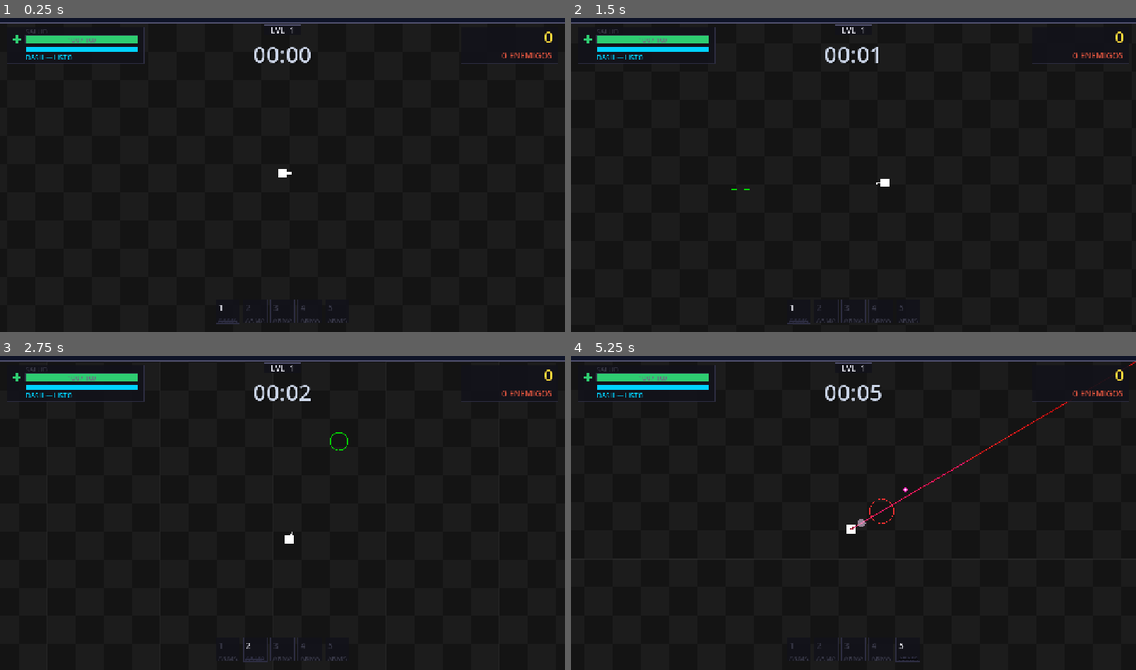
Above: before the commit, frames 1-4 (two rows, left to right).
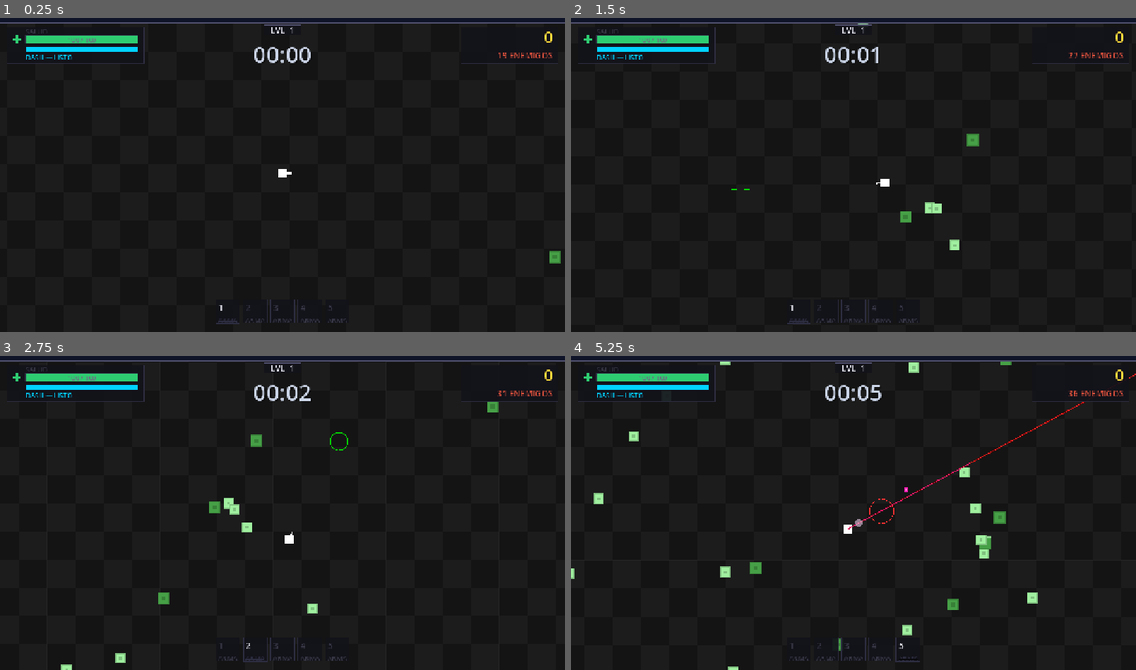
Above: after the commit, the same moments.

Repository: elJulioDev/ProyectSurvivor-Remake
Game: Godot game, scene res://scenes/gameplay.tscn
Two runs of this game, one before a commit and one after it. Both use one fixed random seed, a clock stepped at 60 frames per second and the inputs below. This scene is started directly instead of the project's main scene.
Inputs (mouse positions are in pixels of both pictures, inside the frame that each line leads up to):
- Up to frame 1 (0.25 s): no input
- Up to frame 2 (1.5 s): tap Enter at 0.5 s; move the mouse to (977, 156) at 0.52 s; hold D (move_right) 0.53-1.28 s; tap Ctrl (dash) at 0.6 s; click (977, 156) at 0.67 s; move the mouse to (740, 187) at 1.27 s; hold S (move_down) from 1.28 s (still down); tap 1 at 1.35 s
- Up to frame 3 (2.75 s): move the mouse to (339, 440) at 2.02 s; release S (move_down) at 2.03 s; hold D (move_right) from 2.03 s (still down); tap 2 at 2.1 s
- Up to frame 4 (5.25 s): move the mouse to (825, 575) at 2.77 s; release D (move_right) at 2.78 s; hold W (move_up) 2.78-3.53 s; tap one key every 0.75 s from 2.85 s: 3 4 5 6; click (825, 575) at 2.92 s; move the mouse to (1023, 560) at 3.52 s; hold A (move_left) 3.53-5.03 s; move the mouse to (684, 462) at 4.27 s; move the mouse to (881, 509) at 5.02 s; hold S (move_down) from 5.03 s (still down); click (881, 509) at 5.17 s

The runs differ from the first frame. In frame 1, 0.2% of the frame differs, in the area x 88-100%, y 11-79%; in frame 2, 0.4%; in frame 3, 0.7%; in frame 4, 1.5%, in the area x 0-100%, y 1-100%.

Commit message:
Se agrego una base solida del spawn manager para enemigos

Diff:
--- a/entities/enemy.tscn
+++ b/entities/enemy.tscn
@@ -1,3 +1,11 @@
 [gd_scene format=3 uid="uid://bay3u50k83yo0"]
 
-[node name="Enemy" type="Node2D" unique_id=1480585508]
+[ext_resource type="Script" uid="uid://bdqbvks1ocgwj" path="res://scripts/entities/enemy.gd" id="1_p7g5j"]
+
+[sub_resource type="RectangleShape2D" id="RectangleShape2D_pqhw6"]
+
+[node name="Enemy" type="Area2D" unique_id=48360425]
+script = ExtResource("1_p7g5j")
+
+[node name="CollisionShape2D" type="CollisionShape2D" parent="." unique_id=1589553168]
+shape = SubResource("RectangleShape2D_pqhw6")
--- a/scenes/gameplay.gd
+++ b/scenes/gameplay.gd
@@ -44,12 +44,33 @@
 	camera.limit_bottom = GameManager.WORLD_HEIGHT
 	camera.position_smoothing_enabled = false
 
+@onready var spawn_manager: SpawnManager = $SpawnManager
+
 func _process(delta: float) -> void:
 	if game_over:
 		return
 
 	game_time += delta
 	_update_hud()
+
+	# Asumiendo que player_ref tiene una propiedad `level`, o se la pones
+	var current_level = 1
+	if player_ref and "level" in player_ref:
+		current_level = player_ref.level
+
+	# Actualizar el Spawner
+	if is_instance_valid(player_ref):
+		var current_enemies = enemies_container.get_child_count()
+		spawn_manager.update_spawner(delta, current_enemies, player_ref.global_position, current_level)
+
+# Manejar cuando un enemigo muere
+func _on_enemy_killed(enemy: Node2D) -> void:
+	score += enemy.points * 100
+
+	# Instanciar gema de experiencia aquí...
+	# var gem = gem_scene.instantiate()
+	# gems_container.add_child(gem)
+	# gem.global_position = enemy.global_position
 
 # ── Actualiza el HUD con los datos del frame ──────────────────────────
 func _update_hud() -> void:
--- a/scenes/gameplay.tscn
+++ b/scenes/gameplay.tscn
@@ -6,6 +6,8 @@
 [ext_resource type="Script" uid="uid://cbf04560fyyou" path="res://scripts/utils/camera.gd" id="4_ct7aa"]
 [ext_resource type="Script" uid="uid://bvc8wnm4tbetm" path="res://scripts/ui/hud.gd" id="5_hud"]
 [ext_resource type="Script" uid="uid://c0lmc2e4y7cja" path="res://scripts/utils/crosshair.gd" id="6_din8e"]
+[ext_resource type="Script" uid="uid://bdvhc4dq54saq" path="res://scripts/managers/spawn_manager.gd" id="7_e124b"]
+[ext_resource type="PackedScene" uid="uid://bay3u50k83yo0" path="res://entities/enemy.tscn" id="8_101mb"]
 
 [node name="Gameplay" type="Node2D" unique_id=1330324624]
 script = ExtResource("1_l1v76")
@@ -55,3 +57,7 @@
 script = ExtResource("6_din8e")
 
 [node name="Particles" type="Node2D" parent="." unique_id=1261640654]
+
+[node name="SpawnManager" type="Node2D" parent="." unique_id=474022568]
+script = ExtResource("7_e124b")
+enemy_scene = ExtResource("8_101mb")
--- a/scenes/weapons/Assaultrifleweapon.gd
+++ b/scenes/weapons/Assaultrifleweapon.gd
@@ -67,7 +67,11 @@
 	if owner_player == null:
 		return
 	var angle: float = owner_player.aim_angle
-	owner_player.velocity -= Vector2(cos(angle), sin(angle)) * kickback
+
+	# Añadimos la multiplicación por 60.0 para pasarlo a px/s
+	owner_player.velocity -= Vector2(cos(angle), sin(angle)) * kickback * 60.0
+
+	# Cámara shake (si el player expone el método)
 	if owner_player.has_method("add_camera_shake"):
 		owner_player.add_camera_shake(shake_amount)
 
--- a/scenes/weapons/Shotgunweapon.gd
+++ b/scenes/weapons/Shotgunweapon.gd
@@ -64,7 +64,10 @@
 	if owner_player == null:
 		return
 	var angle: float = owner_player.aim_angle
-	owner_player.velocity -= Vector2(cos(angle), sin(angle)) * kickback
+
+	# Añadimos la multiplicación por 60.0 para pasarlo a px/s
+	owner_player.velocity -= Vector2(cos(angle), sin(angle)) * kickback * 60.0
+
 	# Cámara shake (si el player expone el método)
 	if owner_player.has_method("add_camera_shake"):
 		owner_player.add_camera_shake(shake_amount)
--- a/scenes/weapons/Sniperweapon.gd
+++ b/scenes/weapons/Sniperweapon.gd
@@ -70,7 +70,11 @@
 	if owner_player == null:
 		return
 	var angle: float = owner_player.aim_angle
-	owner_player.velocity -= Vector2(cos(angle), sin(angle)) * kickback
+
+	# Añadimos la multiplicación por 60.0 para pasarlo a px/s
+	owner_player.velocity -= Vector2(cos(angle), sin(angle)) * kickback * 60.0
+
+	# Cámara shake (si el player expone el método)
 	if owner_player.has_method("add_camera_shake"):
 		owner_player.add_camera_shake(shake_amount)
 
--- /dev/null
+++ b/scripts/entities/enemy.gd
@@ -0,0 +1,155 @@
+extends Area2D
+class_name Enemy
+
+const TYPES = {
+	"small": {
+		"size_mult": 0.85, "health": 40.0, "speed_mult": 1.2, "damage": 6.0,
+		"color": Color8(160, 240, 160), "points": 5, "special": null
+	},
+	"normal": {
+		"size_mult": 1.0, "health": 90.0, "speed_mult": 1.0, "damage": 12.0,
+		"color": Color8(70, 160, 70), "points": 10, "special": null
+	},
+	"large": {
+		"size_mult": 1.5, "health": 220.0, "speed_mult": 0.72, "damage": 18.0,
+		"color": Color8(30, 100, 30), "points": 20, "special": null
+	},
+	"tank": {
+		"size_mult": 2.2, "health": 700.0, "speed_mult": 0.38, "damage": 30.0,
+		"color": Color8(45, 65, 30), "points": 60, "special": null
+	},
+	"exploder": {
+		"size_mult": 1.4, "health": 70.0, "speed_mult": 0.75, "damage": 0.0,
+		"color": Color8(255, 80, 20), "points": 22, "special": "explode"
+	},
+	"spitter": {
+		"size_mult": 1.1, "health": 110.0, "speed_mult": 0.75, "damage": 8.0,
+		"color": Color8(80, 210, 50), "points": 30, "special": "spit"
+	}
+}
+
+var enemy_type: String = "normal"
+var is_alive: bool = true
+
+# Stats calculadas
+var max_health: float
+var health: float
+var damage: int
+var base_speed: float
+var points: int
+var size: float
+var color: Color
+
+# Físicas y movimiento
+var velocity: Vector2 = Vector2.ZERO
+var knockback: Vector2 = Vector2.ZERO
+var speed_variance: float = 1.0
+var _lane: float = 0.0
+
+@onready var collision_shape: CollisionShape2D = $CollisionShape2D
+
+func _ready() -> void:
+	speed_variance = randf_range(0.9, 1.1)
+	add_to_group("enemies")
+
+func initialize(pos: Vector2, type: String, speed_multiplier: float, health_mult: float, damage_mult: float) -> void:
+	global_position = pos
+	enemy_type = type
+	is_alive = true
+
+	var data = TYPES[type]
+	size = GameManager.ENEMY_SIZE * data["size_mult"]
+	color = data["color"]
+	points = data["points"]
+
+	max_health = data["health"] * health_mult
+	health = max_health
+	damage = maxi(1, int(data["damage"] * damage_mult))
+	base_speed = GameManager.ENEMY_SPEED * speed_multiplier * data["speed_mult"]
+
+	_lane = sin(pos.x * 0.0071 + pos.y * 0.0053)
+	knockback = Vector2.ZERO
+
+	# Ajustar hitbox
+	var shape = RectangleShape2D.new()
+	shape.size = Vector2(size + 10, size + 10) # size + padding
+	collision_shape.shape = shape
+
+	queue_redraw()
+
+func _physics_process(delta: float) -> void:
+	if not is_alive: return
+
+	var player = get_tree().get_first_node_in_group("player")
+	if player:
+		var dir = global_position.direction_to(player.global_position)
+		var current_speed = base_speed * speed_variance
+
+		# Movimiento básico + carril determinista
+		var perp = Vector2(-dir.y, dir.x)
+		var lateral_strength = 0.38 * current_speed
+		var lane_vel = perp * _lane * lateral_strength
+
+		var target_vel = (dir * current_speed) + lane_vel
+		velocity = velocity.lerp(target_vel, 0.40)
+
+	# Aplicar knockback con decay
+	if knockback.length_squared() > 0.01:
+		knockback *= pow(0.88, delta * 60)
+		if knockback.length() < 0.1:
+			knockback = Vector2.ZERO
+
+	global_position += (velocity + knockback) * delta
+
+func take_damage(amount: float) -> bool:
+	if not is_alive: return false
+
+	health -= amount
+	queue_redraw() # Actualizar barra de vida
+
+	if health <= 0:
+		health = 0
+		die()
+		return true
+	return false
+
+func apply_knockback(source_pos: Vector2, force: float) -> void:
+	var dir = source_pos.direction_to(global_position)
+	var size_factor = 1.0 / TYPES[enemy_type]["size_mult"]
+	knockback = dir * force * size_factor
+
+func die() -> void:
+	is_alive = false
+	# Desactivamos colisones
+	set_deferred("monitoring", false)
+	set_deferred("monitorable", false)
+
+	# Emitir señal o notificar al mundo
+	var gameplay = get_tree().current_scene
+	if gameplay.has_method("_on_enemy_killed"):
+		gameplay._on_enemy_killed(self)
+
+	# Podríamos usar object pooling, pero en Godot hacer queue_free y que el spawner cree nuevos es suficientemente rápido
+	queue_free()
+
+func _draw() -> void:
+	# Dibujo estilo rectángulos de tu código original
+	var rect = Rect2(-size/2, -size/2, size, size)
+	var border_color = color.darkened(0.2)
+
+	draw_rect(rect, color)
+	draw_rect(rect, border_color, false, 2.0)
+
+	# Centro
+	var center_size = max(2.0, size / 3.0)
+	var center_rect = Rect2(-center_size/2, -center_size/2, center_size, center_size)
+	draw_rect(center_rect, border_color)
+
+	# Barra de vida
+	if health < max_health:
+		var bar_w = size
+		var hp_w = (health / max_health) * bar_w
+		var bar_y = (-size/2) - 7
+		draw_rect(Rect2(-bar_w/2, bar_y, bar_w, 4), Color(0.2, 0, 0))
+		var hp_color = Color(1, 0, 0) if health < max_health * 0.3 else Color(1, 0.4, 0)
+		draw_rect(Rect2(-bar_w/2, bar_y, hp_w, 4), hp_color)
--- /dev/null
+++ b/scripts/managers/spawn_manager.gd
@@ -0,0 +1,119 @@
+extends Node
+class_name SpawnManager
+
+@onready var enemy_packed_scene = preload("res://entities/enemy.tscn")
+
+const SPAWN_RADIUS_MIN = 650.0
+const SPAWN_RADIUS_MAX = 1100.0
+const HARD_CAP = 2000
+
+@export var enemy_scene: PackedScene
+@export var is_mobile: bool = false
+
+var game_time: float = 0.0
+var spawn_timer: float = 0.0
+var difficulty_level: float = 1.0
+
+func update_spawner(delta: float, current_enemy_count: int, player_pos: Vector2, player_level: int) -> void:
+	game_time += delta
+	spawn_timer -= delta
+
+	var minutes = game_time / 60.0
+	difficulty_level = 1.0 + (minutes * 0.15)
+
+	# Calcular Cap actual
+	var current_cap: int = 0
+	if is_mobile:
+		if minutes < 3: current_cap = int(20 + minutes * 8)
+		elif minutes < 12: current_cap = int(44 + (minutes - 3) * 55)
+		else: current_cap = int(539 + (minutes - 12) * 47)
+	else:
+		if minutes < 3: current_cap = int(35 + minutes * 21)
+		elif minutes < 12: current_cap = int(98 + (minutes - 3) * 155)
+		else: current_cap = int(1493 + (minutes - 12) * 169)
+
+	current_cap = min(current_cap, HARD_CAP)
+
+	if current_enemy_count >= current_cap or spawn_timer > 0:
+		return
+
+	var deficit = current_cap - current_enemy_count
+
+	# Control de velocidad de spawn
+	if deficit > 30: spawn_timer = 1.0 / 60.0
+	elif deficit > 10: spawn_timer = max(1.0, 8.0 - minutes * 0.3) / 60.0
+	else: spawn_timer = max(1.0, 18.0 - minutes * 0.5) / 60.0
+
+	# Tamaño del batch
+	var batch = 1
+	if deficit > 50: batch = randi_range(5, 12 + int(minutes * 1.5))
+	elif deficit > 20: batch = randi_range(3, 8 + int(minutes))
+	elif minutes < 2: batch = 1
+	elif minutes < 5: batch = randi_range(1, 3)
+	elif minutes < 10: batch = randi_range(2, 5)
+	else: batch = randi_range(3, 7)
+
+	batch = min(batch, deficit)
+	if batch <= 0: return
+
+	for i in range(batch):
+		_spawn_enemy(player_pos, player_level)
+
+func _spawn_enemy(player_pos: Vector2, player_level: int) -> void:
+	if not enemy_packed_scene: return
+
+	var enemy_type = _pick_enemy_type()
+	var speed_mult = min(2.6, 1.0 + (difficulty_level * 0.11))
+
+	# Escala temporal
+	var time_health_mult = min(4.5, 1.0 + (difficulty_level - 1.0) * 0.32)
+
+	# Escala de nivel del jugador
+	var level_factor = max(0, player_level - 1)
+	var level_health_mult = 1.0 + (level_factor * 0.05)
+	var level_damage_mult = 1.0 + (level_factor * 0.04)
+
+	var health_mult = min(8.0, time_health_mult * level_health_mult)
+
+	var pos = _get_spawn_position(player_pos)
+
+	var enemy_instance = enemy_packed_scene.instantiate() as Enemy
+	# Añadir al contenedor correspondiente de la escena
+	var enemies_container = get_tree().current_scene.get_node_or_null("World/Enemies")
+	if enemies_container:
+		enemies_container.add_child(enemy_instance)
+		enemy_instance.initialize(pos, enemy_type, speed_mult, health_mult, level_damage_mult)
+
+func _get_spawn_position(player_pos: Vector2) -> Vector2:
+	var angle = randf() * PI * 2
+	var radius = randf_range(SPAWN_RADIUS_MIN, SPAWN_RADIUS_MAX)
+	return player_pos + Vector2(cos(angle), sin(angle)) * radius
+
+func _pick_enemy_type() -> String:
+	var minutes = game_time / 60.0
+	var weights = {
+		"small": 70, "normal": 30, "large": 0, "tank": 0, "exploder": 0, "spitter": 0
+	}
+
+	if minutes > 3:
+		weights["normal"] += 15
+		weights["small"] -= 15
+		weights["exploder"] += 5
+	if minutes > 7:
+		weights["large"] += 15
+		weights["spitter"] += 5
+		weights["small"] -= 20
+	# ... puedes añadir el resto de los ifs de tu código de python
+
+	var total_weight = 0
+	for key in weights:
+		weights[key] = max(0, weights[key])
+		total_weight += weights[key]
+
+	var roll = randi() % total_weight
+	var current = 0
+	for key in weights:
+		current += weights[key]
+		if roll < current:
+			return key
+	return "normal"
Not shown, added: scripts/entities/enemy.gd.uid
Not shown, added: scripts/managers/spawn_manager.gd.uid
